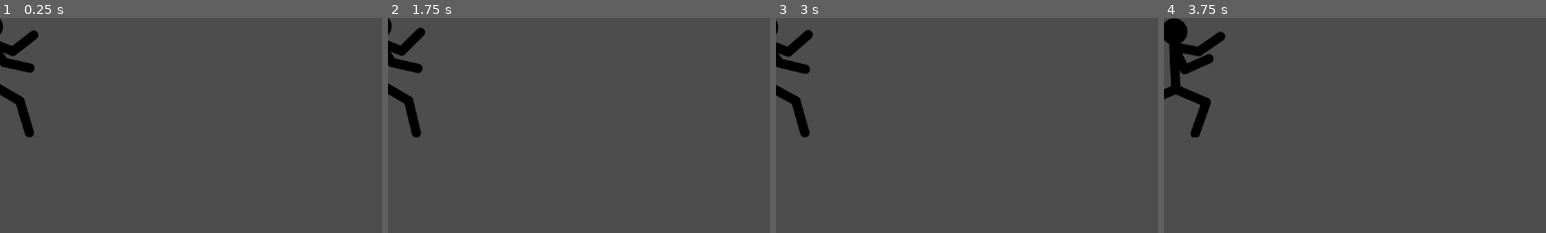
Above: before the commit, frames 1-4 (left to right).
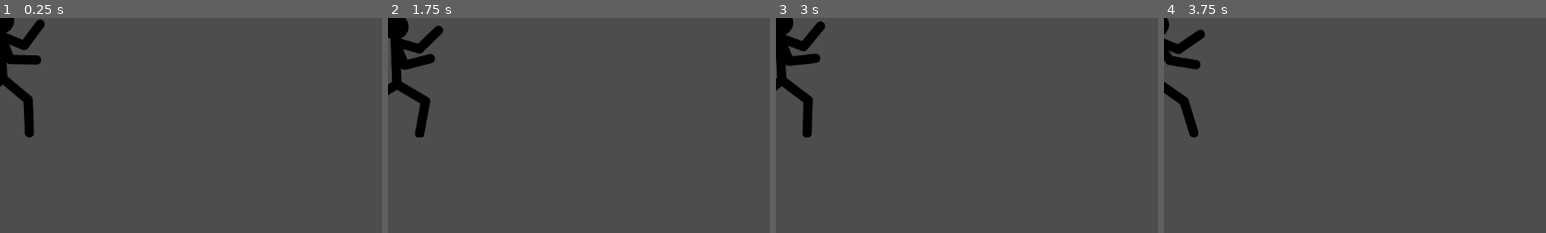
Above: after the commit, the same moments.

Repository: joshua-yoon1030/slowmo
Game: Godot game, scene res://Scenes/player1.tscn
Same seed, same stepped clock (60 frames per second), same inputs: the game is played once before the commit and once after it. Before the commit the project has no main scene; this scene is started directly in both runs.
Inputs:
- Up to frame 1 (0.25 s): no input
- Up to frame 2 (1.75 s): tap Enter at 0.5 s; tap D (p1high) at 0.6 s; hold S (p1back) from 1.28 s (still down); tap A (p1low) at 1.35 s
- Up to frame 3 (3 s): release S (p1back) at 2.03 s; tap K (p2back) at 2.1 s; tap L (p2high) at 2.85 s
- Up to frame 4 (3.75 s): hold S (p1back) from 3.53 s (still down); tap J (p2low) at 3.6 s
The pictures show only the part of the screen within x 0-50%, y 0-50%; the shares and areas given below are measured in that part.

The runs differ from the first frame. In frame 1, 2.2% of the frame differs, in the area x 0-12%, y 0-53%; in frame 2, 3.1%; in frame 3, 2.9%; in frame 4, 3.2%, in the area x 0-16%, y 0-56%.

Commit message:
Added Main Menu scene
Added Miguel Rojas HR

Diff:
--- /dev/null
+++ b/Scenes/main_menu.gd
@@ -0,0 +1,7 @@
+extends Control
+
+
+func _on_start_pressed() -> void:
+	$Panel.visible = true
+	await get_tree().create_timer(3.0).timeout  # wait 3 seconds
+	$Panel.visible = false
--- /dev/null
+++ b/Scenes/main_menu.tscn
@@ -0,0 +1,44 @@
+[gd_scene load_steps=4 format=3 uid="uid://oeqw3hnm7022"]
+
+[ext_resource type="Script" uid="uid://b2khbetnvax4q" path="res://Scenes/main_menu.gd" id="1_28flt"]
+[ext_resource type="Texture2D" uid="uid://hw5owk5yy1um" path="res://Resources/miguel_rojas.jpeg" id="2_48xlc"]
+
+[sub_resource type="StyleBoxTexture" id="StyleBoxTexture_1ehe0"]
+texture = ExtResource("2_48xlc")
+
+[node name="MainMenu" type="Control"]
+layout_mode = 3
+anchors_preset = 15
+anchor_right = 1.0
+anchor_bottom = 1.0
+grow_horizontal = 2
+grow_vertical = 2
+script = ExtResource("1_28flt")
+
+[node name="Button" type="Button" parent="."]
+layout_mode = 1
+anchors_preset = 8
+anchor_left = 0.5
+anchor_top = 0.5
+anchor_right = 0.5
+anchor_bottom = 0.5
+offset_left = -240.0
+offset_top = -77.0
+offset_right = 240.0
+offset_bottom = 77.0
+grow_horizontal = 2
+grow_vertical = 2
+theme_override_font_sizes/font_size = 50
+text = "Start Game"
+
+[node name="Panel" type="Panel" parent="."]
+visible = false
+layout_mode = 1
+anchors_preset = 15
+anchor_right = 1.0
+anchor_bottom = 1.0
+grow_horizontal = 2
+grow_vertical = 2
+theme_override_styles/panel = SubResource("StyleBoxTexture_1ehe0")
+
+[connection signal="pressed" from="Button" to="." method="_on_start_pressed"]
--- a/Scenes/player1.tscn
+++ b/Scenes/player1.tscn
@@ -78,5 +78,6 @@
 sprite_frames = SubResource("SpriteFrames_pqb02")
 animation = &"idle"
 autoplay = "idle"
-frame_progress = 0.343964
+frame = 5
+frame_progress = 0.76994
 script = ExtResource("2_ndhuy")
--- a/Scenes/player_2.tscn
+++ b/Scenes/player_2.tscn
@@ -110,5 +110,4 @@
 sprite_frames = SubResource("SpriteFrames_8xjnt")
 animation = &"idle"
 autoplay = "idle"
-frame_progress = 0.36557
 script = ExtResource("2_cgts5")
--- a/project.godot
+++ b/project.godot
@@ -11,6 +11,7 @@
 [application]
 
 config/name="SlowMo"
+run/main_scene="uid://mmqgwpmfuhp8"
 config/features=PackedStringArray("4.4", "Forward Plus")
 config/icon="res://icon.svg"
 
Binary file added: Resources/miguel_rojas.jpeg
Not shown, added: Resources/miguel_rojas.jpeg.import
Not shown, added: Scenes/main_menu.gd.uid
